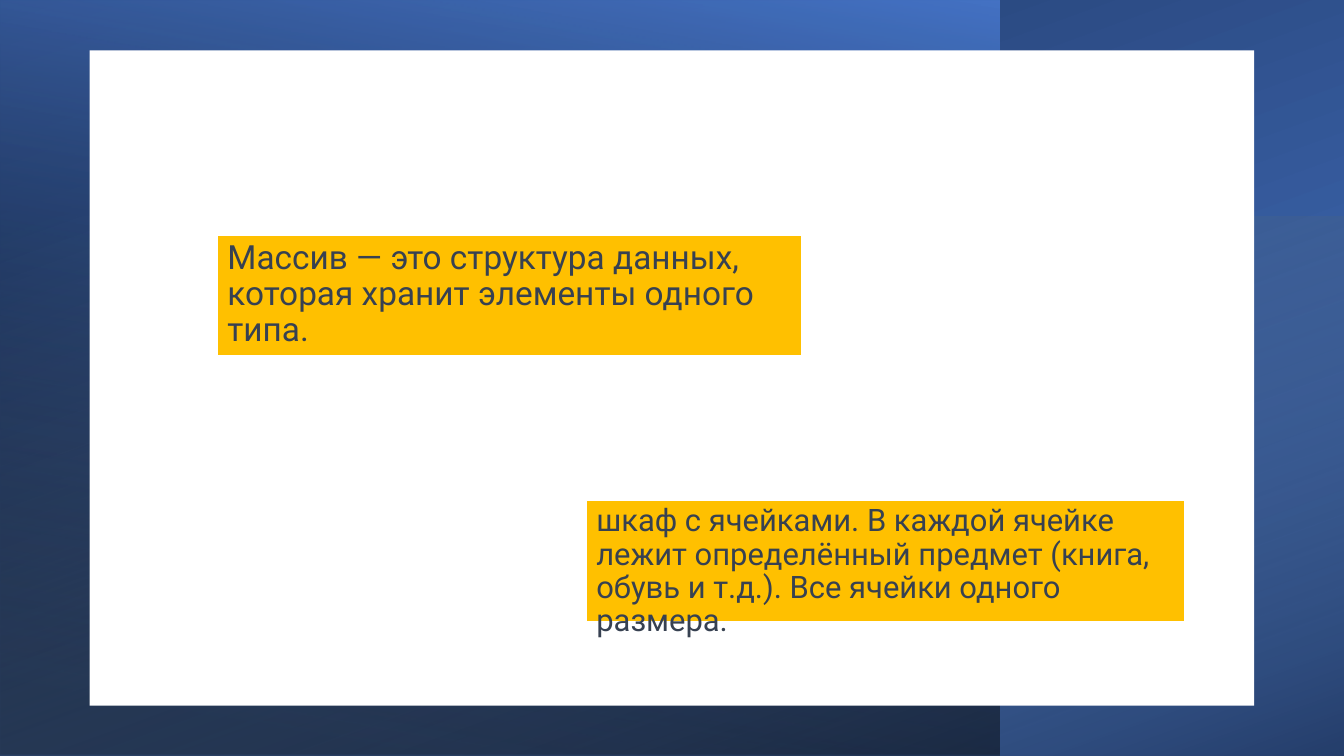
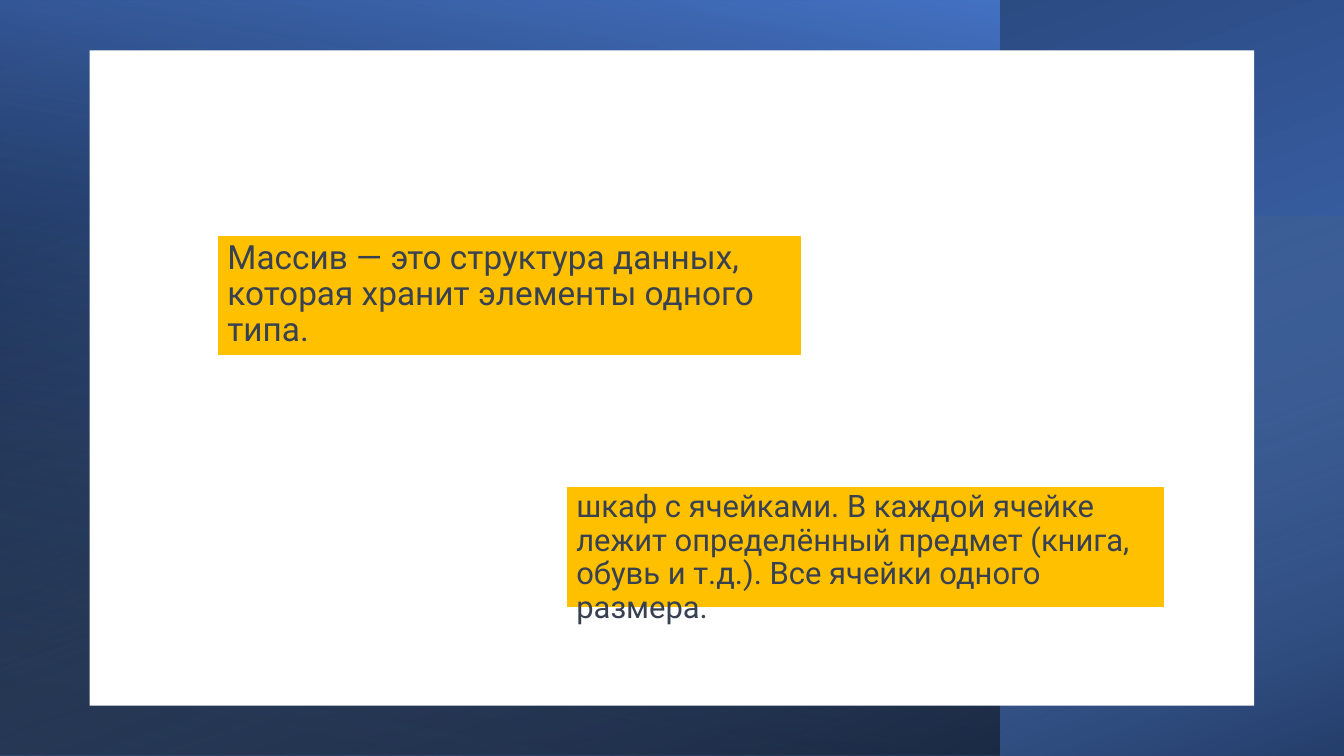
Before and after one commit to ait-tr/cohort34.2, a slide deck: slide 2 of basic_programming/lesson_11/Array_java.pptx. Drawn at 1344x756 pixels with LibreOffice and Linux fonts; fonts in the diff are those of the drawing. Boxes give left, top, right and bottom in pixels: in the first picture for what was removed or moved away, otherwise in the second. Text is boxed around its words. In the diff, an @@ line names an element or a change of style, - is before the commit and + after.

```diff
--- a/basic_programming/lesson_11/Array_java.pptx
+++ b/basic_programming/lesson_11/Array_java.pptx
@@ rectangle "шкаф с ячейками. В каждой ...": place and size @@
-rectangle "шкаф с ячейками. В каждой ..." at [587,500,1186,622]
+rectangle "шкаф с ячейками. В каждой ..." at [567,486,1166,608]
```
Also in this commit, not shown: 2 other slides changed.
